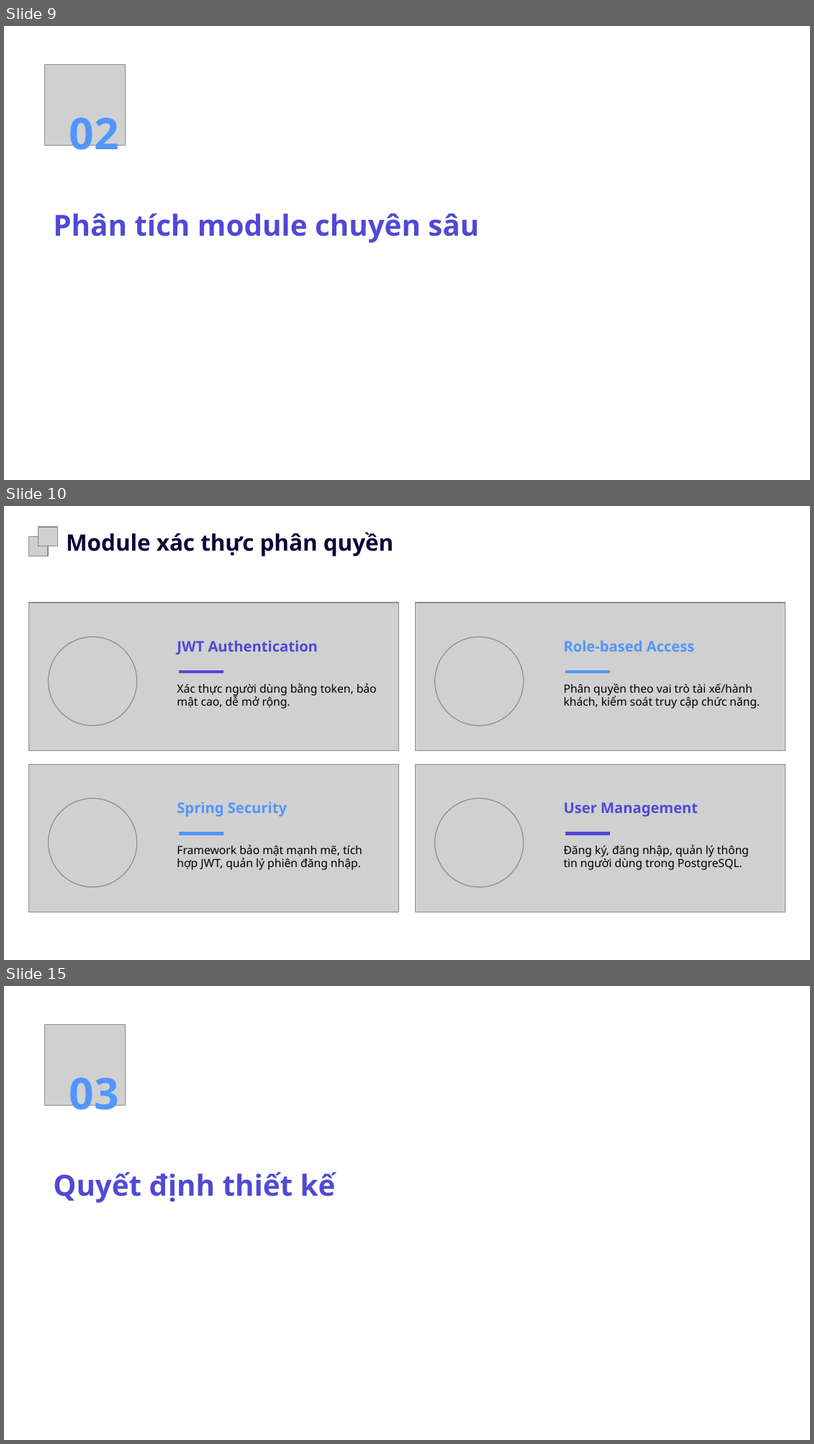
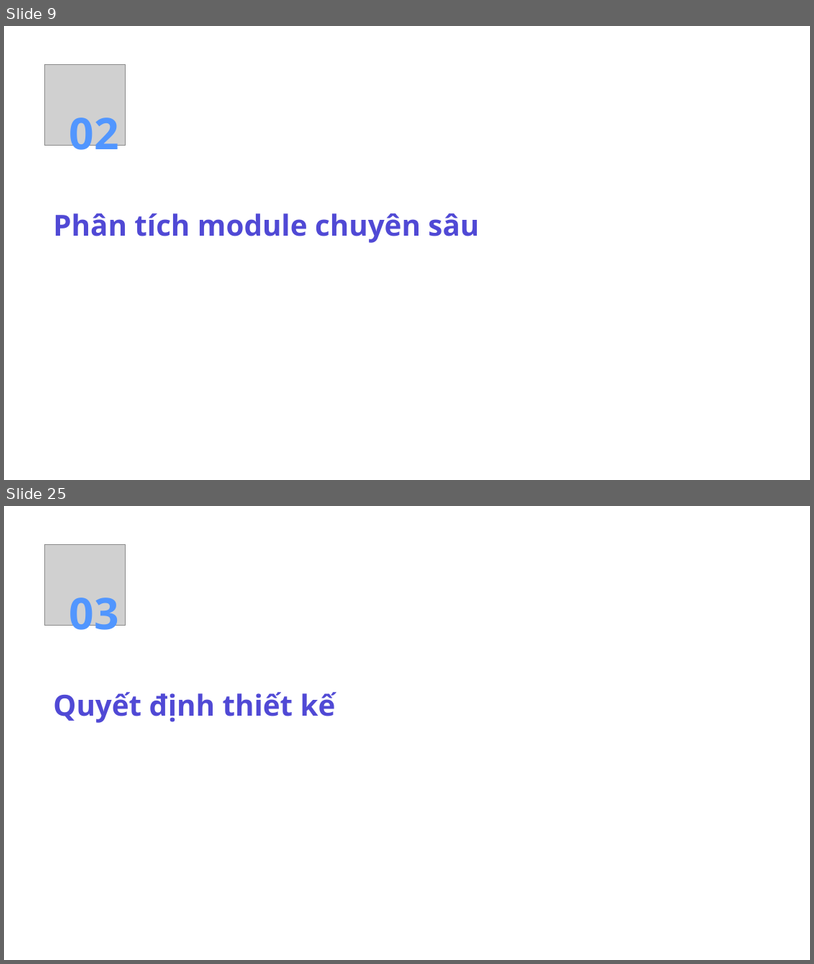
Before and after one commit to octguy/uit-go, a slide deck: docs/uit-go-report-slide.pptx. Shown one above the other, each under a label of ours: slides 9, 10 and 15 before the commit, slides 9 and 25 after it; the slides between them are not shown. The pictures are 814x1444 and 814x964 pixels, drawn with LibreOffice and Linux fonts; fonts in the diff are those of the drawing; grey boxes stand for pictures; background and template pictures are left out. Boxes give left, top, right and bottom in pixels: in the first picture for what was removed or moved away, otherwise in the second. Text is boxed around its words. In the diff, an @@ line names an element or a change of style, - is before the commit and + after.

```diff
--- a/docs/uit-go-report-slide.pptx
+++ b/docs/uit-go-report-slide.pptx
@@ slide 10 removed at (x1=4, y1=506, x2=810, y2=960), background picture (left out) @@
@@ freeform shape removed at (x1=13, y1=513, x2=801, y2=952) @@
@@ picture removed at (x1=39, y1=527, x2=58, y2=546) @@
@@ picture removed at (x1=29, y1=537, x2=49, y2=556) @@
@@ text removed at (x1=66, y1=532, x2=394, y2=556) @@
-Module xác thực phân quyền
@@ picture removed at (x1=29, y1=602, x2=399, y2=751) @@
@@ picture removed at (x1=415, y1=602, x2=785, y2=751) @@
@@ picture removed at (x1=49, y1=636, x2=137, y2=726) @@
@@ text removed at (x1=177, y1=640, x2=319, y2=654) @@
-JWT Authentication
@@ picture removed at (x1=435, y1=636, x2=524, y2=726) @@
@@ text removed at (x1=564, y1=640, x2=695, y2=651) @@
-Role-based Access
@@ freeform shape removed at (x1=179, y1=672, x2=224, y2=672) @@
@@ freeform shape removed at (x1=566, y1=672, x2=610, y2=672) @@
@@ text removed at (x1=177, y1=682, x2=377, y2=708) @@
-Xác thực người dùng bằng token, bảo mật cao, dễ mở rộng.
@@ text removed at (x1=564, y1=683, x2=760, y2=708) @@
-Phân quyền theo vai trò tài xế/hành khách, kiểm soát truy cập chức năng.
@@ picture removed at (x1=29, y1=764, x2=399, y2=912) @@
@@ picture removed at (x1=415, y1=764, x2=785, y2=912) @@
@@ picture removed at (x1=49, y1=798, x2=137, y2=887) @@
@@ text removed at (x1=177, y1=801, x2=287, y2=816) @@
-Spring Security
@@ picture removed at (x1=435, y1=798, x2=524, y2=887) @@
@@ text removed at (x1=564, y1=802, x2=698, y2=816) @@
-User Management
@@ text removed at (x1=177, y1=844, x2=363, y2=870) @@
-Framework bảo mật mạnh mẽ, tích hợp JWT, quản lý phiên đăng nhập.
@@ freeform shape removed at (x1=179, y1=834, x2=224, y2=834) @@
@@ text removed at (x1=564, y1=844, x2=749, y2=870) @@
-Đăng ký, đăng nhập, quản lý thông tin người dùng trong PostgreSQL.
@@ freeform shape removed at (x1=566, y1=834, x2=610, y2=834) @@
@@ what was slide 15 is now slide 25 @@
```
Also in this commit, not shown: 20 slides added, 4 other slides removed, 2 other files.
